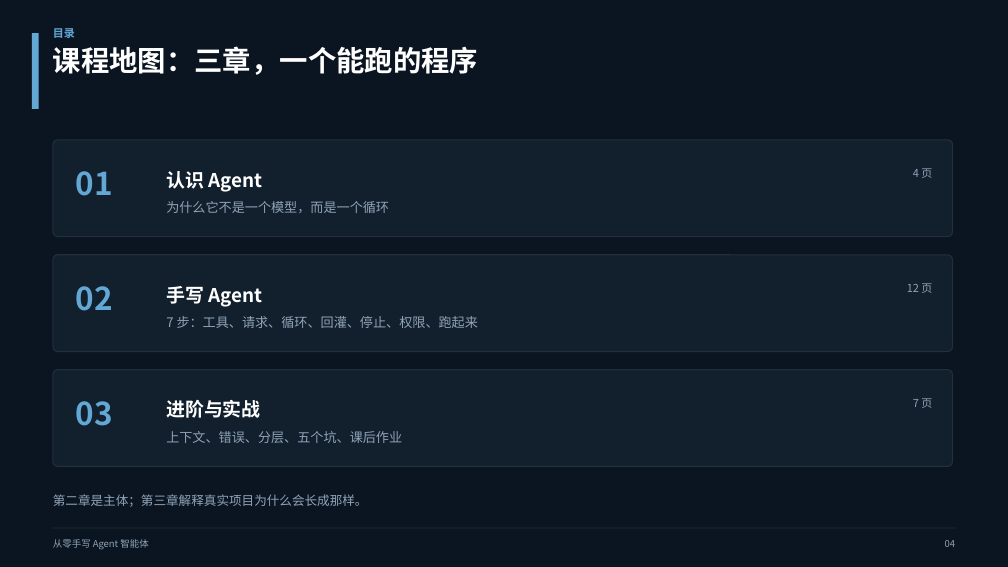
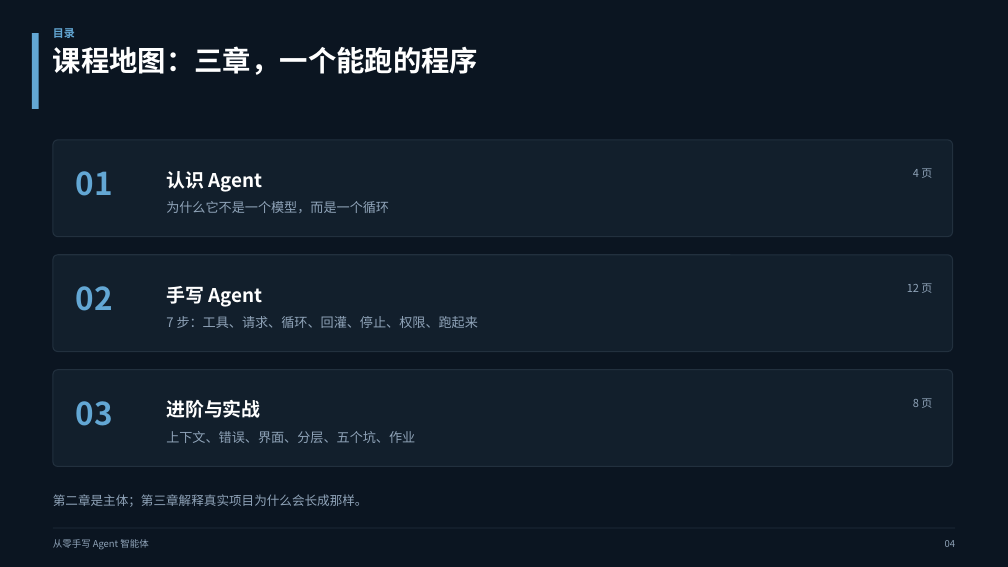
Before and after one commit to reboot87/opencode, a slide deck: slide 4 of courseware/from-zero-agent/from-zero-agent.pptx. Drawn at 1008x567 pixels with LibreOffice and Linux fonts; fonts in the diff are those of the drawing. Boxes give left, top, right and bottom in pixels: in the first picture for what was removed or moved away, otherwise in the second. Text is boxed around its words. In the diff, an @@ line names an element or a change of style, - is before the commit and + after.

```diff
--- a/courseware/from-zero-agent/from-zero-agent.pptx
+++ b/courseware/from-zero-agent/from-zero-agent.pptx
@@ text at (913,398,932,408): text changed @@
-7 页
+8 页
@@ text at (166,431,415,443): text changed @@
-上下文、错误、分层、五个坑、课后作业
+上下文、错误、界面、分层、五个坑、作业
```
Also in this commit, not shown: 3 other slides changed, 1 slide added, 4 other files.
